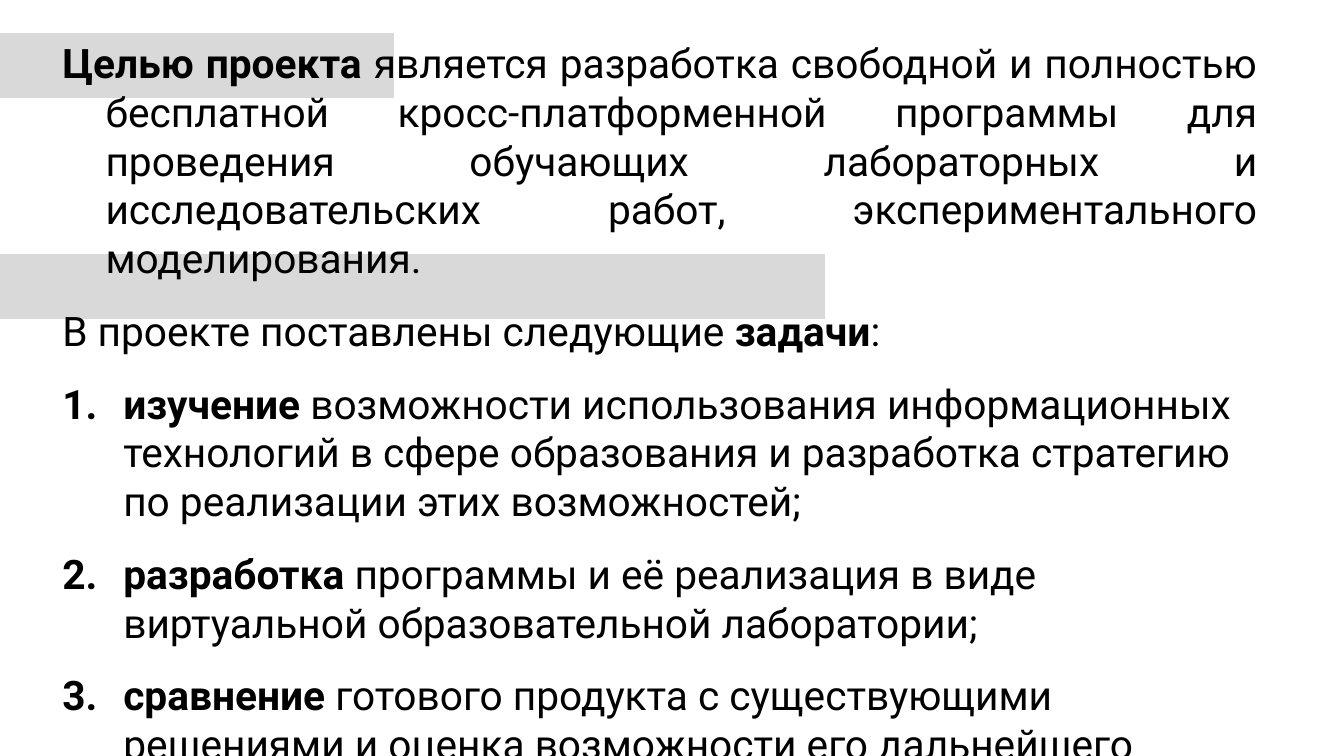
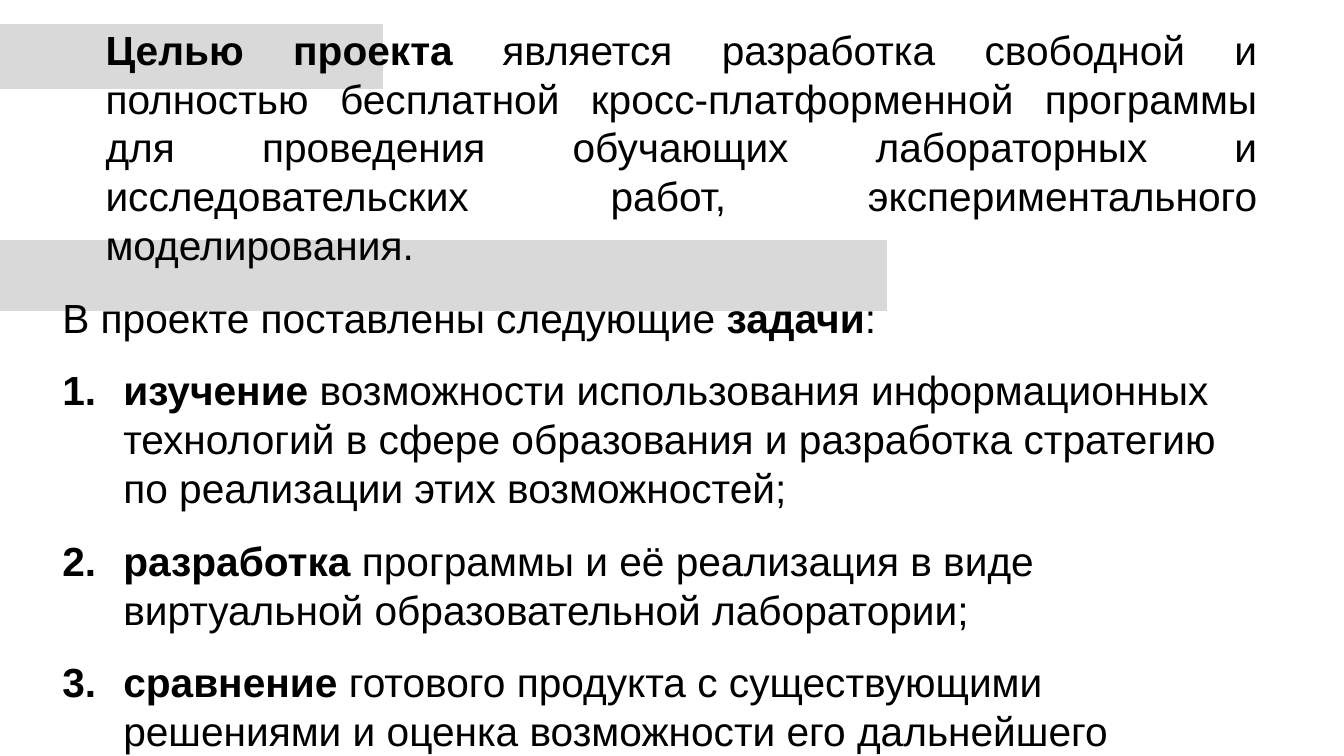
Before and after one commit to BendySonic/lampotory, a slide deck: slide 3 of documentation/22_01/Разработка виртуальной образовательной лаборатории.pptx. Drawn at 1344x756 pixels with LibreOffice and Linux fonts; fonts in the diff are those of the drawing. Boxes give left, top, right and bottom in pixels: in the first picture for what was removed or moved away, otherwise in the second. Text is boxed around its words. In the diff, an @@ line names an element or a change of style, - is before the commit and + after.

```diff
--- a/documentation/22_01/Разработка виртуальной образовательной лаборатории.pptx
+++ b/documentation/22_01/Разработка виртуальной образовательной лаборатории.pptx
@@ freeform shape: place and size @@
-freeform shape at bbox=[0, 33, 394, 99]
+freeform shape at bbox=[0, 24, 384, 90]
@@ text "Целью проекта является разработка свободной ...": place and size @@
-text "Целью проекта является разработка свободной ..." at bbox=[62, 47, 1257, 719]
+text "Целью проекта является разработка свободной ..." at bbox=[62, 34, 1257, 754]
@@ text "Целью проекта является разработка свободной ..." at bbox=[62, 34, 1257, 754]: font Roboto to Arial, highlight #000000 to none; indent changed @@
@@ freeform shape: place and size @@
-freeform shape at bbox=[0, 254, 826, 320]
+freeform shape at bbox=[0, 240, 888, 312]
```
Also in this commit, not shown: 9 other slides changed, 2 other files.
